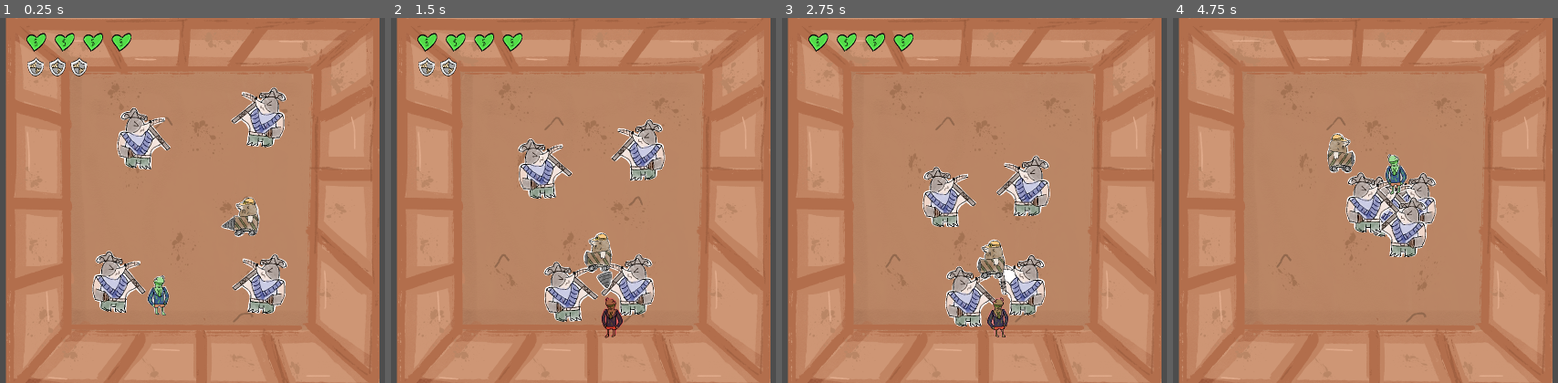
Above: before the commit, frames 1-4 (left to right).
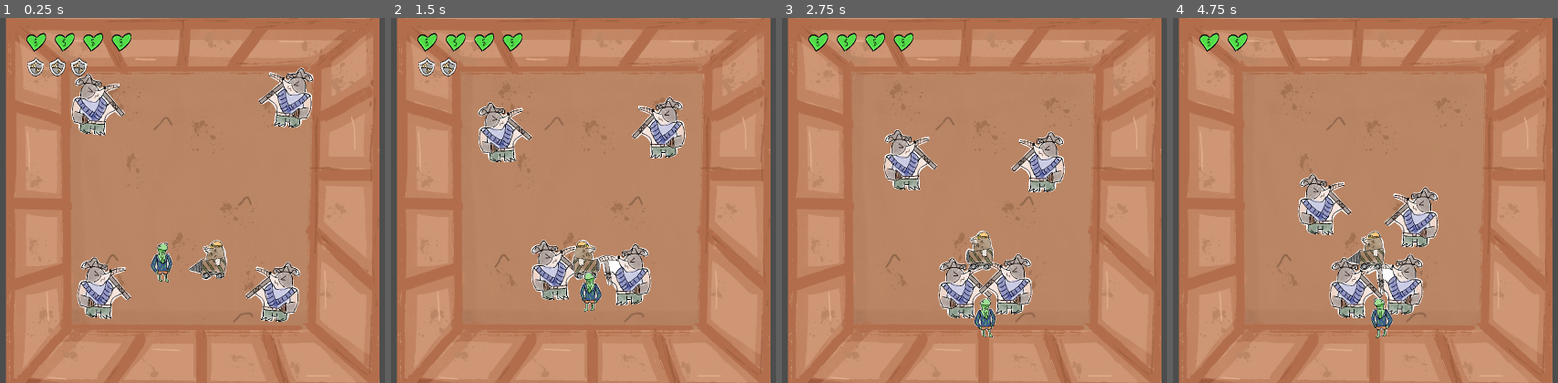
Above: after the commit, the same moments.

Repository: KaiPereira/Moles-vs-Lizards
Game: Godot game, scene res://scenes, scenes and scenes/floor1.tscn
The game is run twice, just before and just after one commit, with the same random seed, the same clock (stepped at 60 frames per second) and the same inputs.
Inputs (mouse positions are in pixels of both pictures, inside the frame that each line leads up to):
- Up to frame 1 (0.25 s): no input
- Up to frame 2 (1.5 s): move the mouse to (749, 182) at 0.52 s; press the mouse at (749, 182) at 0.53 s; hold D (right) 0.53-1.28 s; move the mouse to (444, 218) at 1.27 s; release the mouse at (444, 218) at 1.28 s; hold S (down) from 1.28 s (still down); tap E (interact) at 1.35 s
- Up to frame 3 (2.75 s): move the mouse to (1055, 120) at 2.02 s; release S (down) at 2.03 s; press the mouse at (1055, 120) at 2.03 s; hold D (right) from 2.03 s (still down)
- Up to frame 4 (4.75 s): move the mouse to (1334, 273) at 2.77 s; release D (right) at 2.78 s; release the mouse at (1334, 273) at 2.78 s; hold W (up) 2.78-3.53 s; tap E (interact) at 2.85, 4.35 s; move the mouse to (outside the picture) at 3.52 s; press the mouse at (outside the picture) at 3.53 s; hold A (left) from 3.53 s (still down); move the mouse to (outside the picture) at 4.27 s; release the mouse at (outside the picture) at 4.28 s

The runs differ from the first frame. In frame 1, 12% of the frame differs, in the area x 18-82%, y 13-84%; in frame 2, 11%; in frame 3, 10%; in frame 4, 10%.

Commit message:
COOKED on the upgrade system

Diff:
--- a/scenes, scenes and scenes/floor1.tscn
+++ b/scenes, scenes and scenes/floor1.tscn
@@ -5,10 +5,11 @@
 [ext_resource type="Script" uid="uid://dmg8t023kaurk" path="res://scripts and stuff/level_beat.gd" id="3_h613b"]
 [ext_resource type="PackedScene" uid="uid://cy1t6wtai50w4" path="res://scenes, scenes and scenes/floor2.tscn" id="4_8klcq"]
 [ext_resource type="Texture2D" uid="uid://dtnmd1qy2lx63" path="res://other stuff idk/e_icon.png" id="5_vmfur"]
+[ext_resource type="Texture2D" uid="uid://cp7horsgjvosf" path="res://other stuff idk/upgrades/health_icon.PNG" id="6_ff811"]
 [ext_resource type="Script" uid="uid://cqkx74454v65" path="res://scripts and stuff/enemy_melee.gd" id="6_maal4"]
-[ext_resource type="Texture2D" uid="uid://dh6tao5hai8xm" path="res://other stuff idk/upgrades/bullet_icon.PNG" id="6_vl3eh"]
 [ext_resource type="Texture2D" uid="uid://bjujmq5ks7ew8" path="res://other stuff idk/upgrades/damage_icon.PNG" id="7_ff811"]
 [ext_resource type="Texture2D" uid="uid://duxuahdm85oip" path="res://sprite stuff/mole_melee/mole.png" id="7_gnybe"]
+[ext_resource type="Script" uid="uid://bti7tkav367oc" path="res://scripts and stuff/upgrade.gd" id="7_nn3eb"]
 [ext_resource type="Texture2D" uid="uid://g7w0406egdlh" path="res://sprite stuff/mole_melee/mole_hit.png" id="8_avl6a"]
 [ext_resource type="Texture2D" uid="uid://c5uwabt2m4w45" path="res://other stuff idk/upgrades/regen_icon.PNG" id="8_nn3eb"]
 [ext_resource type="Texture2D" uid="uid://bifi73rlqlfr2" path="res://sprite stuff/mole_ranged/mole_ranged_normal.png" id="9_8klcq"]
@@ -172,28 +173,54 @@
 scale = Vector2(0.07614968, 0.07614968)
 texture = ExtResource("5_vmfur")
 
-[node name="BoxContainer" type="BoxContainer" parent="Hole" unique_id=1792202619]
+[node name="Control" type="Control" parent="Hole" unique_id=43690688]
+layout_mode = 3
+anchors_preset = 0
+offset_right = 40.0
+offset_bottom = 40.0
+mouse_filter = 2
+
+[node name="BoxContainer" type="BoxContainer" parent="Hole/Control" unique_id=1792202619]
 z_index = 4096
-offset_left = -277.0
-offset_top = -166.0
-offset_right = 2803.0
-offset_bottom = 858.0
-scale = Vector2(0.18178216, 0.18178216)
-
-[node name="TextureRect3" type="TextureRect" parent="Hole/BoxContainer" unique_id=385306264]
-layout_mode = 2
-texture = ExtResource("6_vl3eh")
-
-[node name="TextureRect2" type="TextureRect" parent="Hole/BoxContainer" unique_id=1980273160]
-layout_mode = 2
-texture = ExtResource("7_ff811")
-
-[node name="TextureRect" type="TextureRect" parent="Hole/BoxContainer" unique_id=1521118379]
-layout_mode = 2
-texture = ExtResource("8_nn3eb")
+layout_mode = 0
+offset_left = -357.0
+offset_top = -191.0
+offset_right = 2747.0
+offset_bottom = 841.0
+scale = Vector2(0.23128638, 0.23128638)
+mouse_filter = 2
+
+[node name="Button3" type="Button" parent="Hole/Control/BoxContainer" unique_id=1784726549 node_paths=PackedStringArray("player", "menu_root", "hole")]
+layout_mode = 2
+action_mode = 0
+icon = ExtResource("6_ff811")
+script = ExtResource("7_nn3eb")
+selected_upgrade = 2
+player = NodePath("../../../../Player")
+menu_root = NodePath("../..")
+hole = NodePath("../../..")
+
+[node name="Button2" type="Button" parent="Hole/Control/BoxContainer" unique_id=334916460]
+layout_mode = 2
+icon = ExtResource("7_ff811")
+
+[node name="Button" type="Button" parent="Hole/Control/BoxContainer" unique_id=2016951839]
+layout_mode = 2
+icon = ExtResource("8_nn3eb")
+
+[node name="ColorRect" type="ColorRect" parent="Hole/Control" unique_id=172132190]
+z_index = 4095
+layout_mode = 0
+offset_left = -510.99997
+offset_top = -643.0
+offset_right = -470.99997
+offset_bottom = -603.0
+scale = Vector2(25.500254, 32.380184)
+mouse_filter = 2
+color = Color(0, 0, 0, 0.46666667)
 
 [node name="Enemy_Melee3" type="CharacterBody2D" parent="." unique_id=193918858 groups=["enemies"]]
-position = Vector2(701, 267)
+position = Vector2(778, 215.00003)
 scale = Vector2(0.15486364, 0.15486364)
 script = ExtResource("6_maal4")
 player_path = NodePath("../Player/CollisionShape2D")
@@ -210,7 +237,7 @@
 animation = &"hit"
 
 [node name="Enemy_Melee4" type="CharacterBody2D" parent="." unique_id=1630705944 groups=["enemies"]]
-position = Vector2(272, 732)
+position = Vector2(235, 773.00006)
 scale = Vector2(0.15486364, 0.15486364)
 script = ExtResource("6_maal4")
 player_path = NodePath("../Player/CollisionShape2D")
@@ -227,7 +254,7 @@
 animation = &"hit"
 
 [node name="Enemy_Melee5" type="CharacterBody2D" parent="." unique_id=347693247 groups=["enemies"]]
-position = Vector2(722, 739.00006)
+position = Vector2(757, 772)
 scale = Vector2(0.15486364, 0.15486364)
 script = ExtResource("6_maal4")
 player_path = NodePath("../Player/CollisionShape2D")
@@ -244,7 +271,7 @@
 animation = &"hit"
 
 [node name="Enemy_Melee2" type="CharacterBody2D" parent="." unique_id=942362817 groups=["enemies"]]
-position = Vector2(376, 329)
+position = Vector2(246, 237)
 scale = Vector2(0.15468869, 0.15468869)
 script = ExtResource("6_maal4")
 player_path = NodePath("../Player/CollisionShape2D")
@@ -261,7 +288,7 @@
 animation = &"hit"
 
 [node name="Enemy_Ranged" type="CharacterBody2D" parent="." unique_id=1700474874 groups=["enemies"]]
-position = Vector2(701, 515.99994)
+position = Vector2(624, 668)
 scale = Vector2(0.15468869, 0.15468869)
 script = ExtResource("9_vmfur")
 drill_scene = ExtResource("10_maal4")
@@ -277,7 +304,7 @@
 shape = SubResource("RectangleShape2D_avl6a")
 
 [node name="Player" type="CharacterBody2D" parent="." unique_id=1226964390]
-position = Vector2(428, 755)
+position = Vector2(437, 664)
 scale = Vector2(0.41845703, 0.41845703)
 script = ExtResource("9_vl3eh")
 wobble_speed = 13.0
@@ -335,6 +362,46 @@
 layout_mode = 2
 texture = ExtResource("17_enjw6")
 
+[node name="4" type="TextureRect" parent="CanvasLayer/HUD/ShieldBar" unique_id=1924190946]
+layout_mode = 2
+texture = ExtResource("17_enjw6")
+
+[node name="5" type="TextureRect" parent="CanvasLayer/HUD/ShieldBar" unique_id=536805533]
+layout_mode = 2
+texture = ExtResource("17_enjw6")
+
+[node name="6" type="TextureRect" parent="CanvasLayer/HUD/ShieldBar" unique_id=1629227790]
+layout_mode = 2
+texture = ExtResource("17_enjw6")
+
+[node name="7" type="TextureRect" parent="CanvasLayer/HUD/ShieldBar" unique_id=648478162]
+layout_mode = 2
+texture = ExtResource("17_enjw6")
+
+[node name="8" type="TextureRect" parent="CanvasLayer/HUD/ShieldBar" unique_id=1430879729]
+layout_mode = 2
+texture = ExtResource("17_enjw6")
+
+[node name="9" type="TextureRect" parent="CanvasLayer/HUD/ShieldBar" unique_id=567591547]
+layout_mode = 2
+texture = ExtResource("17_enjw6")
+
+[node name="10" type="TextureRect" parent="CanvasLayer/HUD/ShieldBar" unique_id=1328416329]
+layout_mode = 2
+texture = ExtResource("17_enjw6")
+
+[node name="11" type="TextureRect" parent="CanvasLayer/HUD/ShieldBar" unique_id=1307569163]
+layout_mode = 2
+texture = ExtResource("17_enjw6")
+
+[node name="12" type="TextureRect" parent="CanvasLayer/HUD/ShieldBar" unique_id=672685602]
+layout_mode = 2
+texture = ExtResource("17_enjw6")
+
+[node name="13" type="TextureRect" parent="CanvasLayer/HUD/ShieldBar" unique_id=1434007604]
+layout_mode = 2
+texture = ExtResource("17_enjw6")
+
 [node name="HealthBar" type="HBoxContainer" parent="CanvasLayer/HUD" unique_id=114684621]
 layout_mode = 0
 offset_left = 527.0
@@ -360,3 +427,29 @@
 [node name="4" type="TextureRect" parent="CanvasLayer/HUD/HealthBar" unique_id=1437352935]
 layout_mode = 2
 texture = ExtResource("15_suher")
+
+[node name="5" type="TextureRect" parent="CanvasLayer/HUD/HealthBar" unique_id=1545595821]
+layout_mode = 2
+texture = ExtResource("15_suher")
+
+[node name="6" type="TextureRect" parent="CanvasLayer/HUD/HealthBar" unique_id=485462974]
+layout_mode = 2
+texture = ExtResource("15_suher")
+
+[node name="7" type="TextureRect" parent="CanvasLayer/HUD/HealthBar" unique_id=1167023197]
+layout_mode = 2
+texture = ExtResource("15_suher")
+
+[node name="8" type="TextureRect" parent="CanvasLayer/HUD/HealthBar" unique_id=595607029]
+layout_mode = 2
+texture = ExtResource("15_suher")
+
+[node name="9" type="TextureRect" parent="CanvasLayer/HUD/HealthBar" unique_id=1878697056]
+layout_mode = 2
+texture = ExtResource("15_suher")
+
+[node name="10" type="TextureRect" parent="CanvasLayer/HUD/HealthBar" unique_id=12335732]
+layout_mode = 2
+texture = ExtResource("15_suher")
+
+[connection signal="pressed" from="Hole/Control/BoxContainer/Button3" to="Hole/Control/BoxContainer/Button3" method="_on_pressed"]
--- a/scripts and stuff/health.gd
+++ b/scripts and stuff/health.gd
@@ -10,6 +10,8 @@
 @export var shield_full: Texture2D
 @export var shield_empty: Texture2D
 
+var shield_regen_rate = 10;
+
 func _ready():
 	if player:
 		player.health_changed.connect(_on_health_changed)
@@ -17,6 +19,11 @@
 		# Initialize display
 		_on_health_changed(player.current_health, player.max_health)
 		_on_shield_changed(player.current_shield, player.max_shield)
+
+	while (true):
+		await get_tree().create_timer(shield_regen_rate).timeout
+
+		player.gain_shield();
 
 func _on_health_changed(current, max_val):
 	_update_icon_container(health_container, current, heart_full, heart_empty)
--- a/scripts and stuff/level_beat.gd
+++ b/scripts and stuff/level_beat.gd
@@ -4,6 +4,7 @@
 
 var level_beat = false
 @onready var icon = $EIcon
+var active = false
 
 var original_y : float
 var float_amplitude : float = 10.0
@@ -24,5 +25,6 @@
 	var enemies_left = get_tree().get_nodes_in_group("enemies").size()
 
 	if enemies_left == 0:
+		active = true;
 		visible = true;
 		level_beat = true;
--- a/scripts and stuff/lizard.gd
+++ b/scripts and stuff/lizard.gd
@@ -25,6 +25,19 @@
 
 func _ready():
 	emit_signal("health_changed", current_health, max_health)
+	emit_signal("shield_changed", current_shield, max_shield)
+
+func gain_max_health(amount):
+	max_health += amount;
+	current_health += amount;
+
+	print(max_health, current_health)
+
+	emit_signal("health_changed", current_health, max_health)
+
+func gain_shield():
+	if (current_shield < max_shield):
+		current_shield += 1;
 	emit_signal("shield_changed", current_shield, max_shield)
 
 func kaboom(amount):
--- /dev/null
+++ b/scripts and stuff/upgrade.gd
@@ -0,0 +1,19 @@
+extends Button
+
+enum Upgrade { BULLET, DAMAGE, HEALTH, REGEN, SHIELD, ICE, FIRE, SAW }
+
+@export var selected_upgrade: Upgrade
+@export var player: CharacterBody2D
+@export var menu_root: Control
+@export var hole: Sprite2D
+
+func apply_upgrade():
+	match selected_upgrade:
+		Upgrade.HEALTH:
+			player.gain_max_health(2)
+
+func _on_pressed() -> void:
+	print("TEST")
+	apply_upgrade()
+	menu_root.visible = false;
+	hole.active = false;
Not shown, added: scripts and stuff/upgrade.gd.uid
